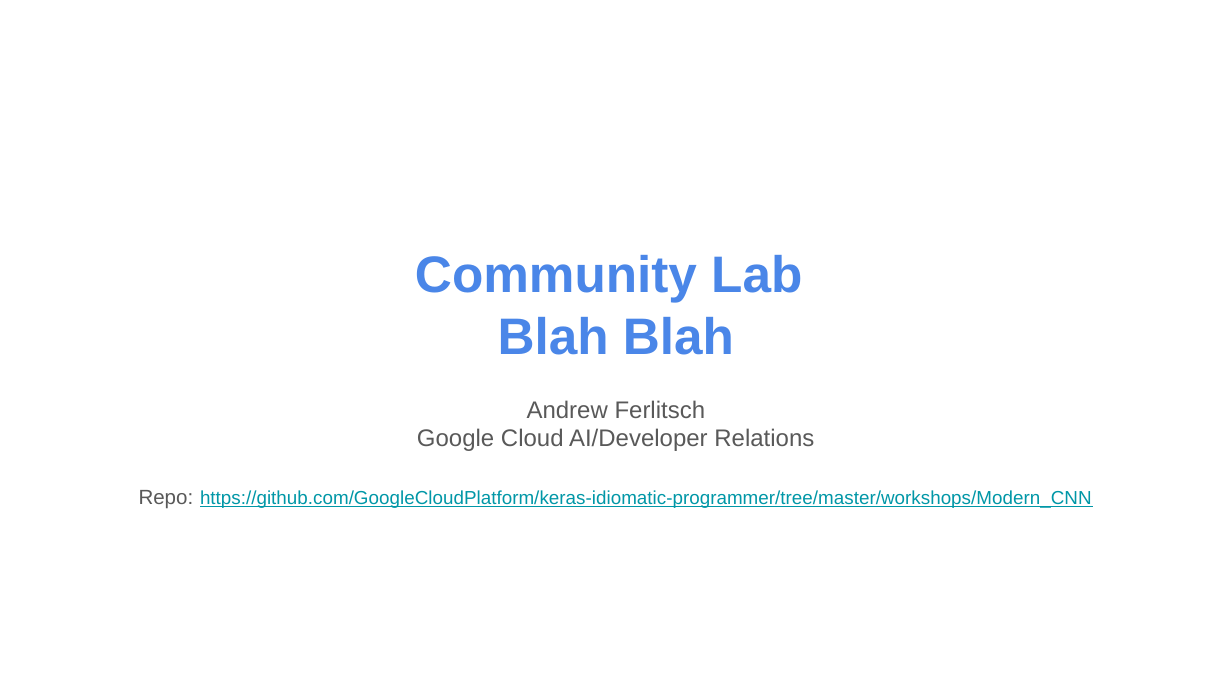
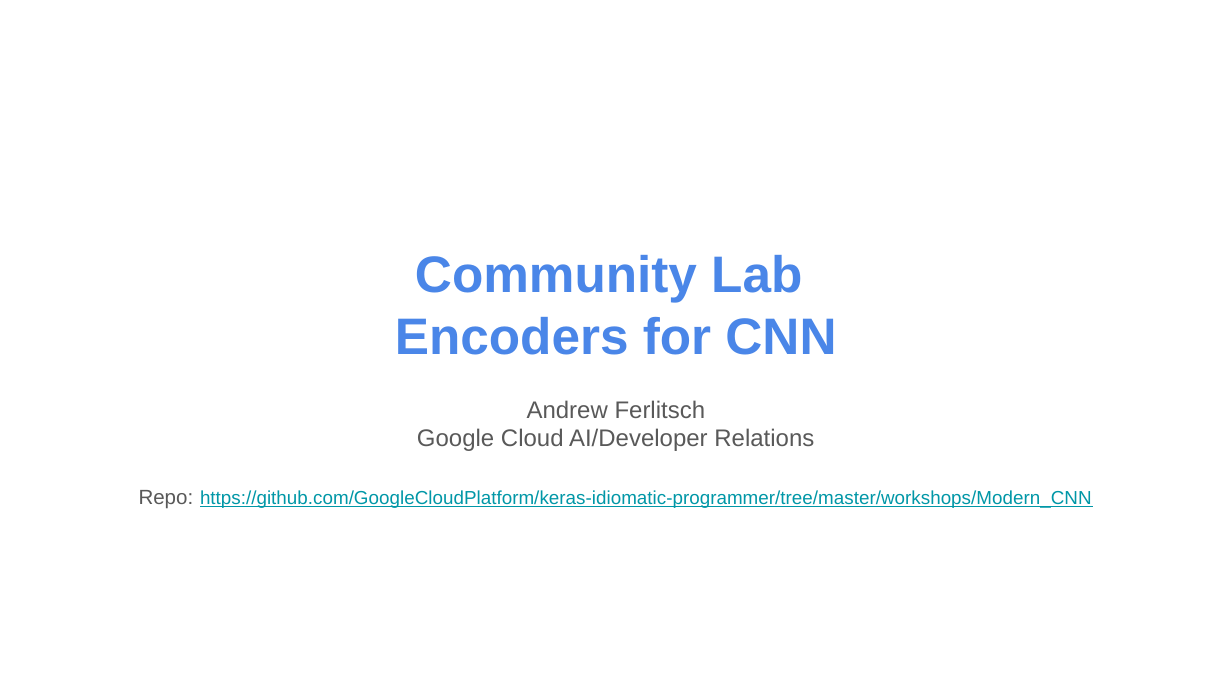
Before and after one commit to GoogleCloudPlatform/keras-idiomatic-programmer, a slide deck: slide 1 of notebooks/community-labs/Community Lab - Encoders for CNN.pptx. Drawn at 1232x693 pixels with LibreOffice and Linux fonts; fonts in the diff are those of the drawing. Boxes give left, top, right and bottom in pixels: in the first picture for what was removed or moved away, otherwise in the second. Text is boxed around its words. In the diff, an @@ line names an element or a change of style, - is before the commit and + after.

```diff
--- a/notebooks/community-labs/Community Lab - Encoders for CNN.pptx
+++ b/notebooks/community-labs/Community Lab - Encoders for CNN.pptx
@@ title at <box>395,317,836,355</box>: text changed @@
-Blah Blah
+Encoders for CNN
```
